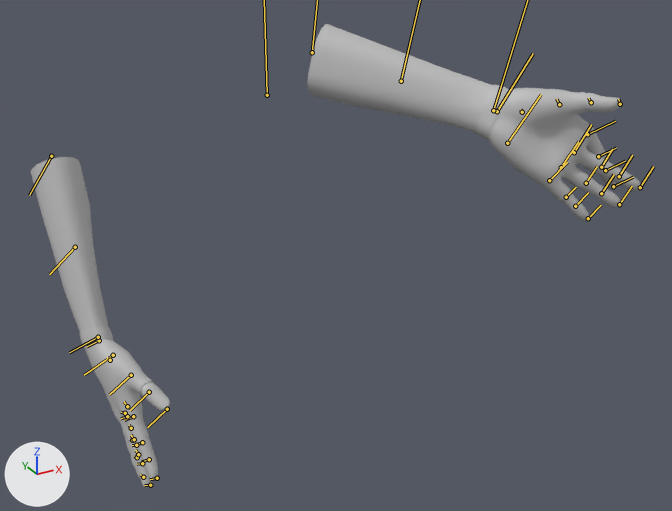
What one commit did to the FBX model Art Share/TeensySummer/images/PLAYER/ANIM_player_menuIdle_AA_leftDown.fbx.
Rendered twice from a 50 mm lens placed at (-0.387, -0.848, 0.23), pointed at (0.147, 0.123, -0.255). Every picture has the same lights, and +X, +Y and +Z are marked at lower left. Both versions are drawn at frame 3261 of the action 'Take 001'; the numbers are the values there. The bones that bend it are drawn over the model as lines.

Names of what the first picture shows: 'MESH_player'.
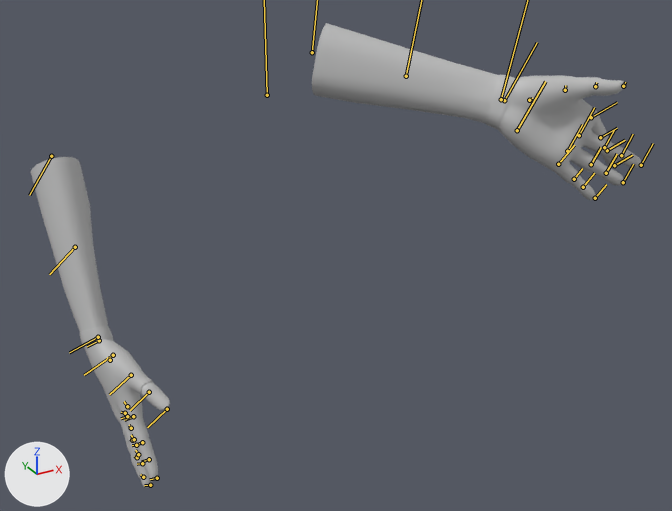
Where the change shows, as pixel boxes (x1, y1, x2, y2) in the pictures (672 x 511 px):
'MESH_player', posed
    before: (31, 24, 640, 488)
    after: (31, 23, 641, 488)

What the commit changed:
Bone 'l_armLower_skin' (bone_l_armlower_skin) turns from (0, 36, -12) to (0, 44, -12) degrees about its own x, y and z.
